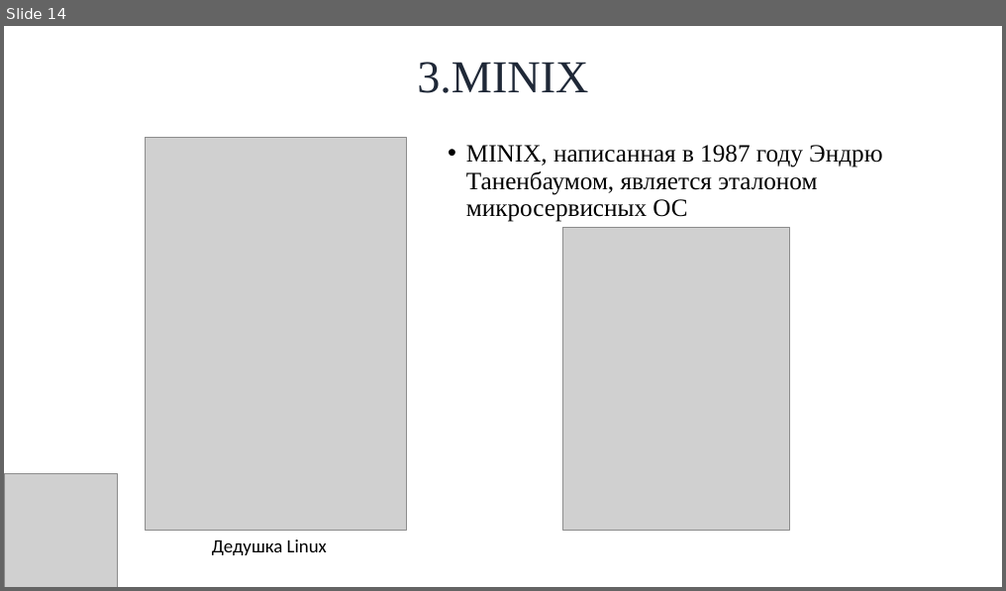
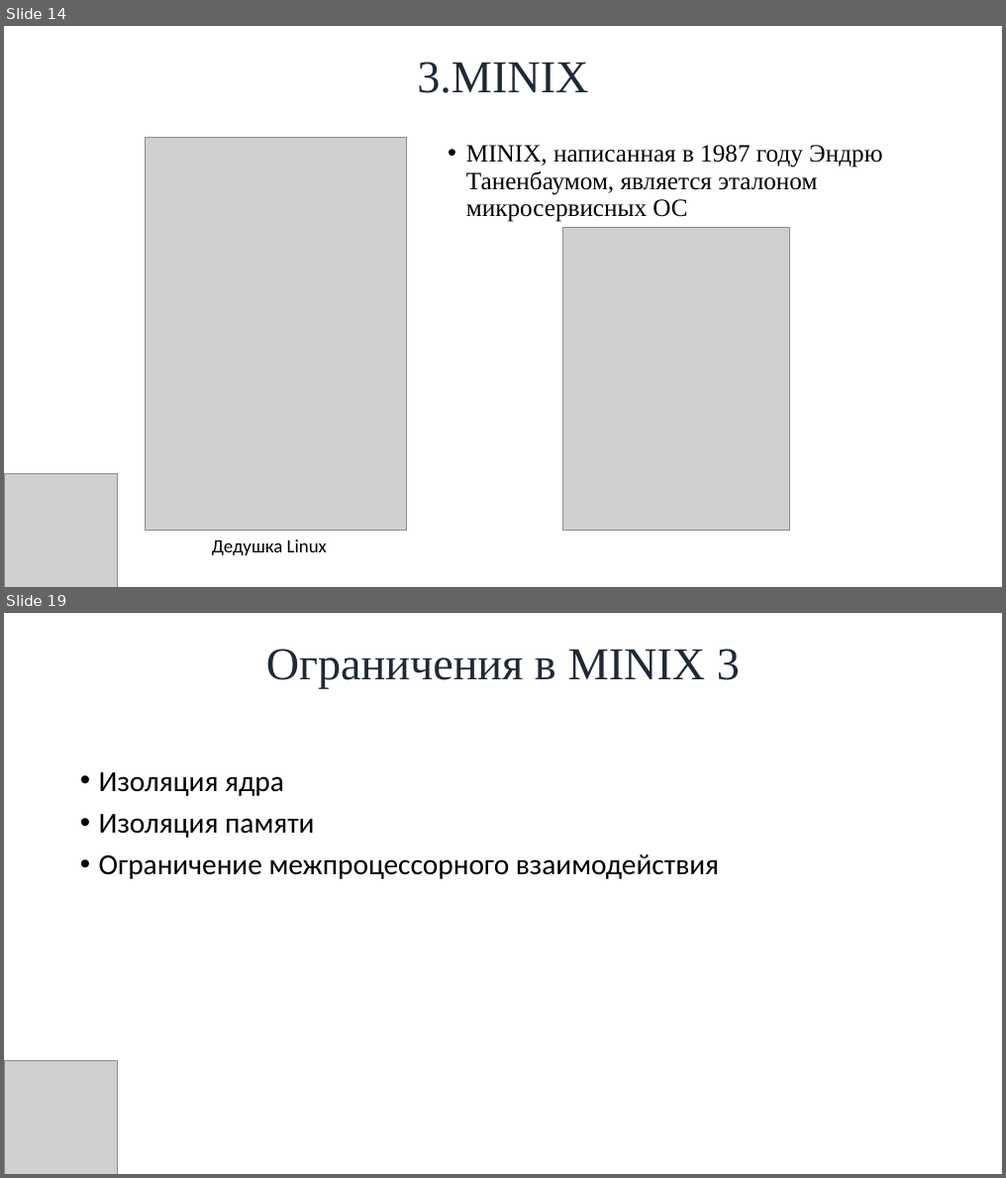
Before and after one commit to SkibaSAY/Cursovay4_MicroServicesOS, a slide deck: Путь в науку 2024/Микросервисная архитектура в ОС.pptx. Shown one above the other, each under a label of ours: slide 14 before the commit, slides 14 and 19 after it; the slides between them are not shown. The pictures are 1006x591 and 1006x1178 pixels, drawn with LibreOffice and Linux fonts; fonts in the diff are those of the drawing; grey boxes stand for pictures; background and template pictures are left out. Boxes give left, top, right and bottom in pixels: in the first picture for what was removed or moved away, otherwise in the second. Text is boxed around its words. In the diff, an @@ line names an element or a change of style, - is before the commit and + after.

```diff
--- a/Путь в науку 2024/Микросервисная архитектура в ОС.pptx
+++ b/Путь в науку 2024/Микросервисная архитектура в ОС.pptx
@@ slide 19 added at (4,613,1002,1174), background picture (left out) @@
@@ title added at (266,649,740,689), 44 pt, text gradient #1F2837 to #930416 @@
+Ограничения в MINIX 3
@@ text added at (99,772,719,879), 28 pt, text #000000 @@
+• Изоляция ядра
+• Изоляция памяти
+• Ограничение межпроцессорного взаимодействия
@@ picture added at (4,1061,117,1174) @@
```
Also in this commit, not shown: 3 slides changed, 11 other slides added, 2 other files.
